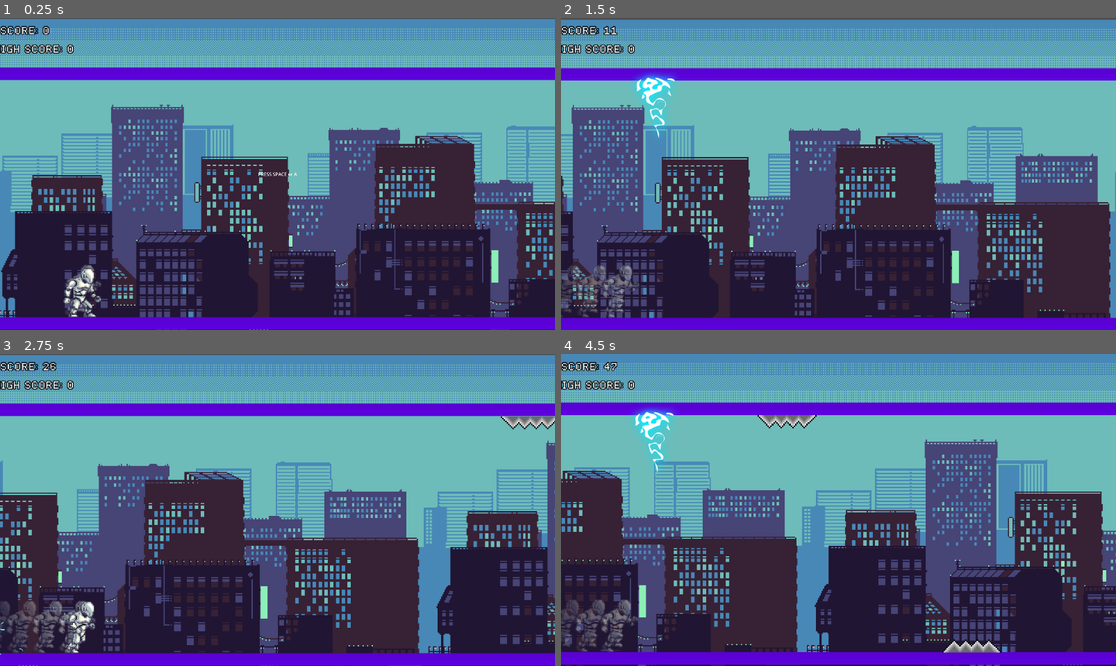
Above: before the commit, frames 1-4 (two rows, left to right).
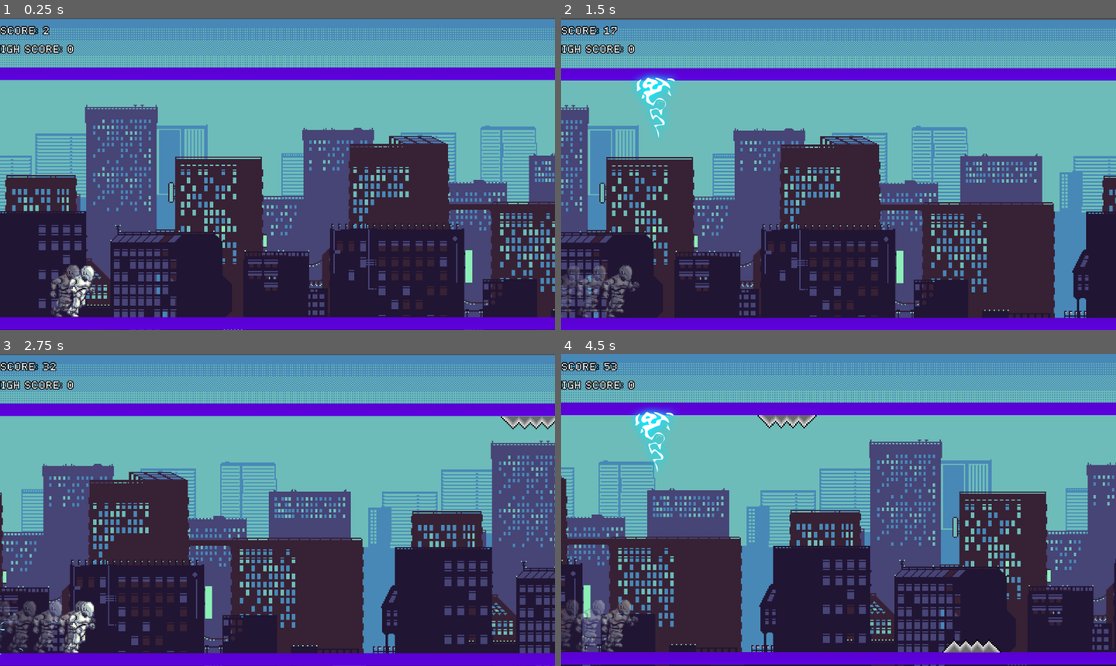
Above: after the commit, the same moments.

Repository: Diviyan20/Endless-Runner
Game: Godot game, scene res://Scenes/Main Map.tscn
Same seed, same stepped clock (60 frames per second), same inputs: the game is played once before the commit and once after it. This scene is started directly instead of the project's main scene.
Inputs (mouse positions are in pixels of both pictures, inside the frame that each line leads up to):
- Up to frame 1 (0.25 s): no input
- Up to frame 2 (1.5 s): tap Space at 0.5 s; move the mouse to (960, 158) at 0.52 s; hold Enter (ui_accept) 0.53-1.28 s; move the mouse to (727, 189) at 1.27 s; tap Enter (ui_accept) at 1.35 s
- Up to frame 3 (2.75 s): tap Enter (ui_accept) at 1.52, 1.82 s; move the mouse to (333, 441) at 2.02 s; hold Enter (ui_accept) from 2.03 s (still down)
- Up to frame 4 (4.5 s): move the mouse to (810, 572) at 2.77 s; release Enter (ui_accept) at 2.78 s; tap Enter (ui_accept) at 2.85, 3.02, 3.32, 4.35 s; move the mouse to (1005, 556) at 3.52 s; hold Enter (ui_accept) 3.53-4.28 s; move the mouse to (672, 463) at 4.27 s

The runs differ from the first frame. In frame 1, 29% of the frame differs, in the area x 0-100%, y 3-100%; in frame 2, 33%; in frame 3, 33%; in frame 4, 35%, in the area x 0-100%, y 2-100%.

Commit message:
Boolean Tweaks

Diff:
--- a/Scenes/hud.tscn
+++ b/Scenes/hud.tscn
@@ -38,20 +38,3 @@
 text = "HIGH SCORE: "
 horizontal_alignment = 1
 vertical_alignment = 1
-
-[node name="Play" type="Label" parent="."]
-anchors_preset = 8
-anchor_left = 0.5
-anchor_top = 0.5
-anchor_right = 0.5
-anchor_bottom = 0.5
-offset_left = -52.0
-offset_top = -11.5
-offset_right = 52.0
-offset_bottom = 11.5
-grow_horizontal = 2
-grow_vertical = 2
-size_flags_horizontal = 0
-text = "PRESS SPACE or A"
-horizontal_alignment = 1
-vertical_alignment = 1
--- a/Scripts/Main_Map/main_map.gd
+++ b/Scripts/Main_Map/main_map.gd
@@ -34,14 +34,13 @@
 	score = 0
 	show_score()
 	check_high_score()
-	game_running = false
 	$Player.position = PLAYER_START_POS
 	$Player.velocity = Vector2i(0,0)
 	$Camera2D.position = CAM_START_POS
-	$HUD.get_node("Play").show()
 	pass
 
 func _process(delta):
+	game_running = true
 	score += speed
 	if game_running:
 		speed = START_SPEED + score / 5000
@@ -62,11 +61,6 @@
 	if $Camera2D.position.x - $Ground.position.x > screen_size.x * 1.5:
 			$Ground.position.x +=screen_size.x
 			$Ceiling.position.x +=screen_size.x
-
-	if Input.is_action_just_pressed("ui_accept"):
-		game_running = true
-		$HUD.get_node("Play").hide()
-		pass
 
 func show_score():
 	$HUD.get_node("Score Label").text = "SCORE: " + str(score / SCORE_MODIFIER)
